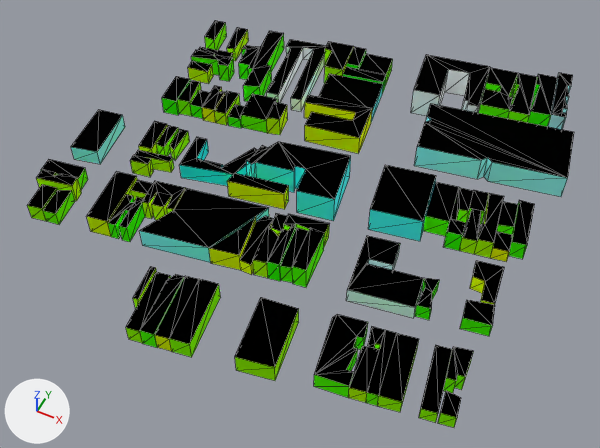
Two versions of the glTF model web/public/assets/cities/sanfrancisco/tiles/-6_-5.far.glb, one commit apart.
Rendered twice from a 50 mm camera at (-1260.0, -1459.0, 343.0) aimed at (-1403.0, -1174.0, -13.0). Arrows for +X, +Y and +Z are at lower left; the lights stay in place. The older version comes first. Mesh edges are drawn as thin lines. Where no turn or scale is listed for an object, it has been applied to the vertices. Vertices at exactly the same position are counted once.

Objects in the first picture: '-6_-5_far'.
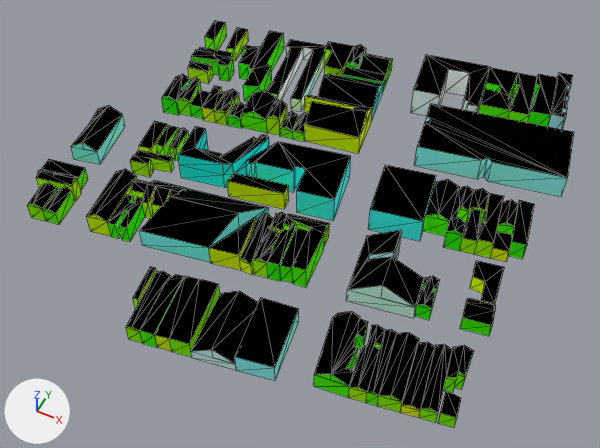
Pixel boxes [x1, y1, x2, y2] of what changed, in the pictures (600 x 448 px):
part 1 of me_6__5_far, added
    after: [280, 111, 298, 139]
part 2 of me_6__5_far, added
    after: [293, 112, 308, 142]
part 3 of me_6__5_far, added
    after: [400, 342, 435, 418]
part 4 of me_6__5_far, added
    after: [28, 45, 518, 413]
part 5 of me_6__5_far, recoloured (green to cyan)
    both: [275, 309, 299, 380]

The change, as a diff of the scene's bpy script:
```diff
--- a/web/public/assets/cities/sanfrancisco/tiles/-6_-5.far.glb.py
+++ b/web/public/assets/cities/sanfrancisco/tiles/-6_-5.far.glb.py
@@ me_6__5_far @@
 # used by ob_6__5_far; location = (-1411.1, -1151.6, 7.8)
-me_6__5_far.from_pydata(...)  # 883 vertices, 1166 faces; spans x -137.0..137.0, y -137.0..137.0, z -13.0..13.0
+me_6__5_far.from_pydata(...)  # 1326 vertices, 1873 faces; spans x -137.0..137.0, y -137.0..137.0, z -13.0..13.0
+# me_6__5_far part 1: a new loose piece of 29 vertices spanning x -33.0..-23.0, y 28.0..44.0, z -10.0..-1.0
+# me_6__5_far part 2: a new loose piece of 26 vertices spanning x -25.0..-15.0, y 29.0..48.0, z -10.0..-1.0
+# me_6__5_far part 3: a new loose piece of 13 vertices spanning x 100.0..115.0, y -114.0..-77.0, z -12.0..-3.0
+# me_6__5_far part 4: 375 vertices added at x -136.0..129.0, y -137.0..116.0, z -12.0..13.0
+# me_6__5_far part 5: 3 kept faces spanning x 21.0..46.0, y -125.0..-90.0, z -12.0..0.0 get new vertex colours; the middle colour goes from green #b8ff00 to cyan #b8ffff
 me_6__5_far.materials.append(mat_facade)
```
